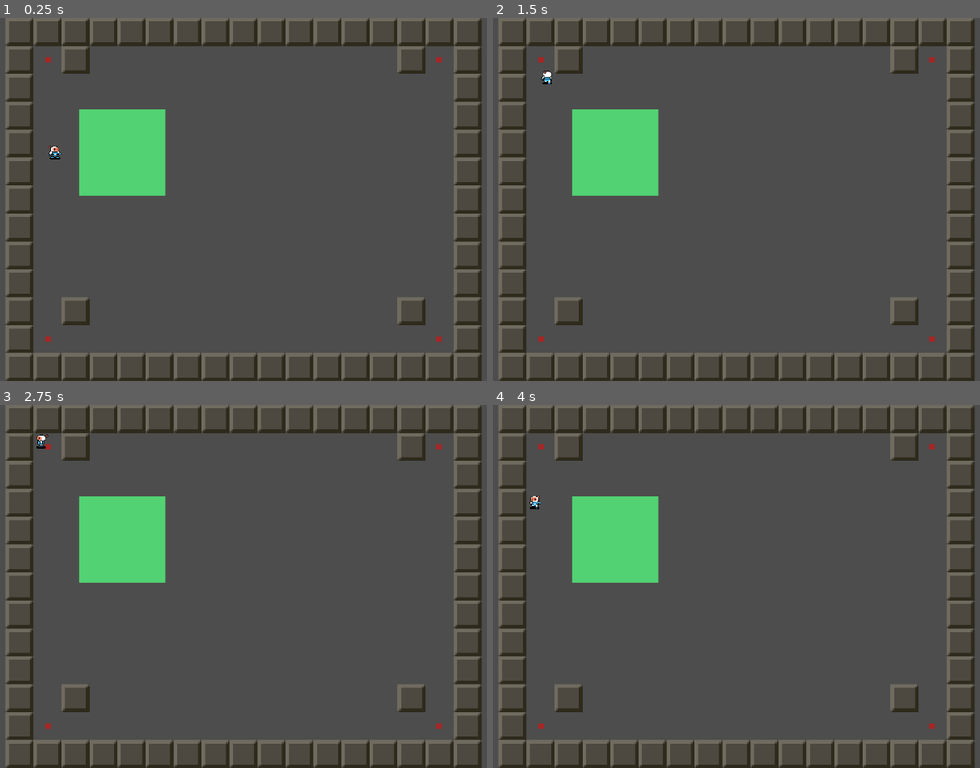
Above: before the commit, frames 1-4 (two rows, left to right).
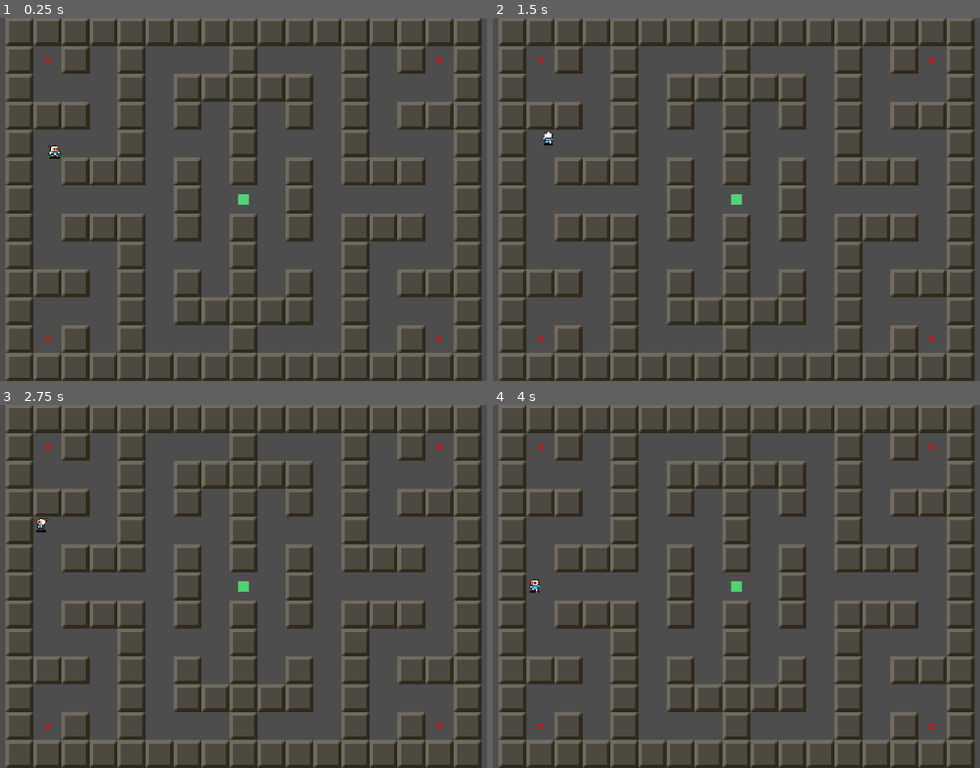
Above: after the commit, the same moments.

Repository: jpgringo/ggp_sim_001
Game: Godot game, scene res://Resources/main.tscn
The game is run twice, just before and just after one commit, with the same random seed, the same clock (stepped at 60 frames per second) and the same inputs. The project has no main scene, so this scene is started directly.
Inputs:
- Up to frame 1 (0.25 s): no input
- Up to frame 2 (1.5 s): tap Enter at 0.5 s; hold W (ui_up) from 0.53 s (still down); tap Space at 1.25 s
- Up to frame 3 (2.75 s): release W (ui_up) at 2.03 s; hold A (ui_left) from 2.03 s (still down)
- Up to frame 4 (4 s): tap Enter at 2.75 s; tap Space at 3.5 s; release A (ui_left) at 3.53 s; hold S (ui_down) from 3.53 s (still down)

The runs differ from the first frame. In frame 1, 16% of the frame differs, in the area x 6-94%, y 7-93%; in frame 2, 16%; in frame 3, 16%; in frame 4, 16%.

Commit message:
can now draw target per maze def

Diff:
--- a/maze-simulation-environment/Maps/map_0000.json
+++ b/maze-simulation-environment/Maps/map_0000.json
@@ -5,16 +5,16 @@
   "spawn_points": [[0,0], [14,0], [0,10], [14,10]],
   "target": [7,5],
   "data": [
-     0, 1, 0, 0, 0, 0, 0, 0, 0, 0, 0, 0, 0, 1, 0,
-     0, 0, 0, 0, 0, 0, 0, 0, 0, 0, 0, 0, 0, 0, 0,
-     0, 0, 0, 0, 0, 0, 0, 0, 0, 0, 0, 0, 0, 0, 0,
-     0, 0, 0, 0, 0, 0, 0, 0, 0, 0, 0, 0, 0, 0, 0,
-     0, 0, 0, 0, 0, 0, 0, 0, 0, 0, 0, 0, 0, 0, 0,
-     0, 0, 0, 0, 0, 0, 0, 0, 0, 0, 0, 0, 0, 0, 0,
-     0, 0, 0, 0, 0, 0, 0, 0, 0, 0, 0, 0, 0, 0, 0,
-     0, 0, 0, 0, 0, 0, 0, 0, 0, 0, 0, 0, 0, 0, 0,
-     0, 0, 0, 0, 0, 0, 0, 0, 0, 0, 0, 0, 0, 0, 0,
-     0, 1, 0, 0, 0, 0, 0, 0, 0, 0, 0, 0, 0, 1, 0,
-     0, 0, 0, 0, 0, 0, 0, 0, 0, 0, 0, 0, 0, 0, 0
+     0, 1, 0, 1, 0, 0, 0, 1, 0, 0, 0, 1, 0, 1, 0,
+     0, 0, 0, 1, 0, 1, 1, 1, 1, 1, 0, 1, 0, 0, 0,
+     1, 1, 0, 1, 0, 1, 0, 1, 0, 1, 0, 1, 0, 1, 1,
+     0, 0, 0, 1, 0, 0, 0, 1, 0, 0, 0, 1, 0, 0, 0,
+     0, 1, 1, 1, 0, 1, 0, 1, 0, 1, 0, 1, 1, 1, 0,
+     0, 0, 0, 0, 0, 1, 0, 0, 0, 1, 0, 0, 0, 0, 0,
+     0, 1, 1, 1, 0, 1, 0, 1, 0, 1, 0, 1, 1, 1, 0,
+     0, 0, 0, 1, 0, 0, 0, 1, 0, 0, 0, 1, 0, 0, 0,
+     1, 1, 0, 1, 0, 1, 0, 1, 0, 1, 0, 1, 0, 1, 1,
+     0, 0, 0, 1, 0, 1, 1, 1, 1, 1, 0, 1, 0, 0, 0,
+     0, 1, 0, 1, 0, 0, 0, 1, 0, 0, 0, 1, 0, 1, 0
   ]
 }
--- a/maze-simulation-environment/Scripts/Global.gd
+++ b/maze-simulation-environment/Scripts/Global.gd
@@ -62,7 +62,7 @@
 			else:
 				message = str(packet)
 
-			print("UDP Receiver - received from %s:%d -> %s" % [sender_ip, sender_port, message])
+			#print("UDP Receiver - received from %s:%d -> %s" % [sender_ip, sender_port, message])
 
 			# Handle JSON-RPC
 			var parsed = JSON.parse_string(message)
@@ -75,7 +75,7 @@
 	var params = msg.get("params", null)
 	var id = msg.get("id", null)
 
-	print("JSON-RPC Method: %s, Params: %s, ID: %s" % [method, str(params), str(id)])
+	#print("JSON-RPC Method: %s, Params: %s, ID: %s" % [method, str(params), str(id)])
 
 	if method == "actuator_data" and params is Dictionary:
 		var agent_id = params.get("agent")
@@ -84,8 +84,8 @@
 			var node = instance_from_id(agent_id)
 			if node and node.has_method("actuator_input"):
 				node.actuator_input(data)
-			else:
-				print("Warning: Could not find turtle with ID %d or turtle lacks actuator_input method" % agent_id)
+			#else:
+				#print("Warning: Could not find turtle with ID %d or turtle lacks actuator_input method" % agent_id)
 	else: if method == "start_sim":
 		var player_count = params.get("player_count", 1)
 		call_deferred("_spawn_players_main_thread", turtle_scene, player_count)
--- a/maze-simulation-environment/Scripts/maze.gd
+++ b/maze-simulation-environment/Scripts/maze.gd
@@ -37,7 +37,6 @@
 	if file:
 		var content = file.get_as_text()
 		var data = JSON.parse_string(content)
-		print(data)
 		return data
 	else:
 		return null
@@ -101,6 +100,7 @@
 	spawn_points.clear()
 	for pos in grid_spawn_points:
 		var world_pos = grid_to_world(pos)
+		print("spawn point", world_pos)
 		spawn_points.append(world_pos)
 		_draw_spawn_point(pos)
 
@@ -119,12 +119,11 @@
 				var cell_index = y * maze_def.width + x
 				if cell_index < maze_def.data.size() and maze_def.data[cell_index] > 0:
 					unbreakable_layer.set_cell(Vector2i(x+1, y+1 + map_offset), UNBREAKABLE_TILE_ID, Vector2i(0, 0), 0)
-					#print("%d: x=%d, y=%d -> %d" % [cell_index, x, y, maze_def.data[cell_index]])
 
 func create_target():
 	var area = Area2D.new()
 	var shape = RectangleShape2D.new()
-	shape.extents = Vector2(32,32)
+	shape.extents = Vector2(4,4)
 
 	var collision = CollisionShape2D.new()
 	collision.shape = shape
@@ -137,7 +136,12 @@
 	target.position = -shape.extents
 	area.add_child(target)
 
-	area.position = Vector2(150, 100)
+	var target_position = grid_to_world(Vector2(GRID_COLUMNS/2, GRID_ROWS/2))
+	print("TARGET POSITION:", target_position)
+	if maze_def is Dictionary:
+		target_position = grid_to_world(Vector2(maze_def.target[0]+1,maze_def.target[1]+1))
+
+	area.position = target_position
 	area.body_entered.connect(_on_body_entered)
 	add_child(area)
 
--- a/maze-simulation-environment/Scripts/maze_target.gd
+++ b/maze-simulation-environment/Scripts/maze_target.gd
@@ -5,8 +5,8 @@
 func _ready():
 	queue_redraw()
 
-
 func _draw():
+	print("DRAWING TARGET")
 	draw_rect(Rect2(Vector2.ZERO, size), color)
 
 func _on_body_entered(body):
--- a/maze-simulation-environment/Scripts/turtle.gd
+++ b/maze-simulation-environment/Scripts/turtle.gd
@@ -51,8 +51,8 @@
 	var collision = move_and_collide(velocity * _delta)
 
 	if collision:
-		print("Collision with:", collision.get_collider())
-		print("Collision normal:", collision.get_normal())
+		#print("Collision with:", collision.get_collider())
+		#print("Collision normal:", collision.get_normal())
 		transmit_collision_event(collision)
 
 func update_animation(input_direction: Vector2):
@@ -89,19 +89,16 @@
 	})
 
 func actuator_input(data: Array):
-	print("========== ACTUATOR INPUT START ===========")
-	print("Turtle %d received actuator data: %s" % [self.get_instance_id(), str(data)])
-	print("Current meta list: %s" % str(get_meta_list()))
+	#print("Turtle %d received actuator data: %s" % [self.get_instance_id(), str(data)])
 	if data.size() >= 2:
 		var actuator_id = data[0]
 		var values = data[1]
-		print("Actuator ID: %d, Values: %s" % [actuator_id, str(values)])
+		#print("Actuator ID: %d, Values: %s" % [actuator_id, str(values)])
 
 		# Handle movement actuator
 		if actuator_id == 0 and values is Array and values.size() >= 2:
 			# Mark this turtle as being controlled remotely
 			self.is_remote_controlled = true
-			print("Turtle %d is now remotely controlled: %s" % [self.get_instance_id(), self.is_remote_controlled])
 
 			var motion = Vector2(values[0], values[1])
 
@@ -124,7 +121,7 @@
 		"agent": self.get_instance_id(),
 		"data": [TOUCH_SENSOR_ID, PackedFloat32Array([to_local(collision.get_position()).x, to_local(collision.get_position()).y, collision.get_normal().x, collision.get_normal().y])]
 	}
-	print("collision data:", data)
+	#print("collision data:", data)
 	Global.transmit("sensor_data", data)
 
 	# Immediately send a reset message to clear the collision state
@@ -132,8 +129,3 @@
 		"agent": self.get_instance_id(),
 		"data": [TOUCH_SENSOR_ID, PackedFloat32Array([0.0, 0.0, 0.0, 0.0])]
 	})
-
-# inside player.gd
-func _post_add_debug():
-	print("NOW in tree?", is_inside_tree())
-	print("NOW Visible:", visible)
